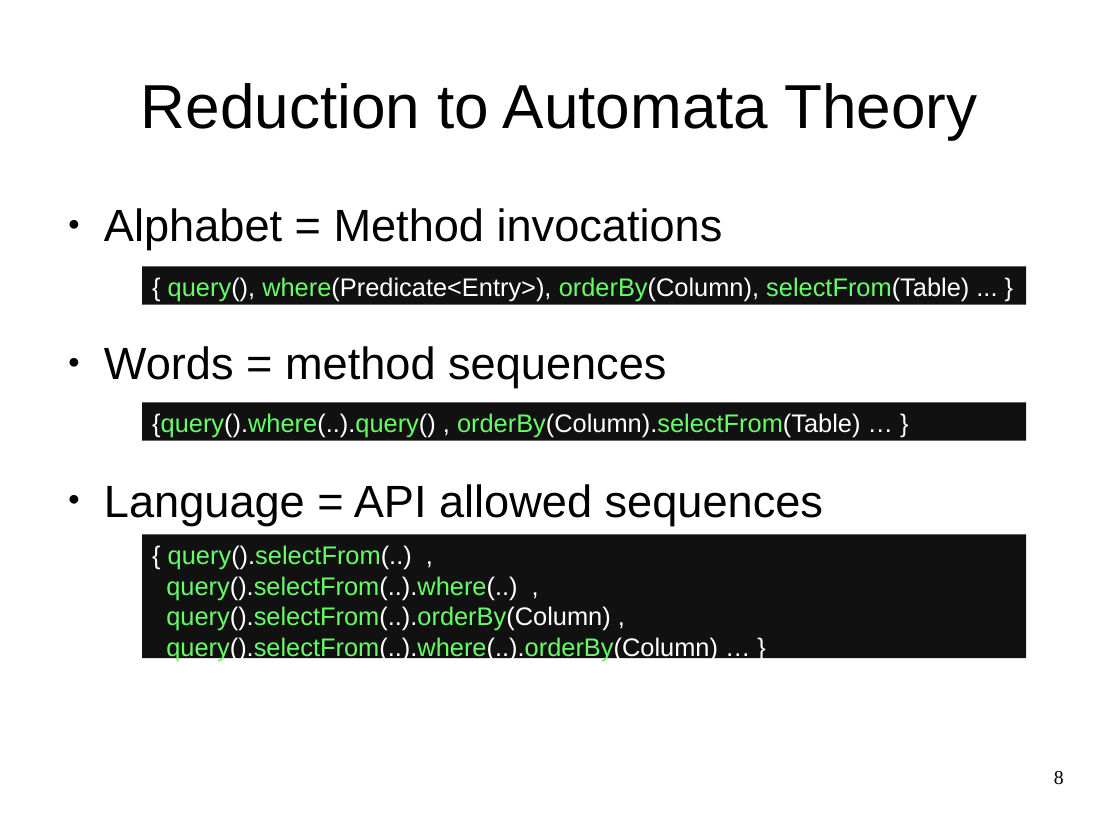
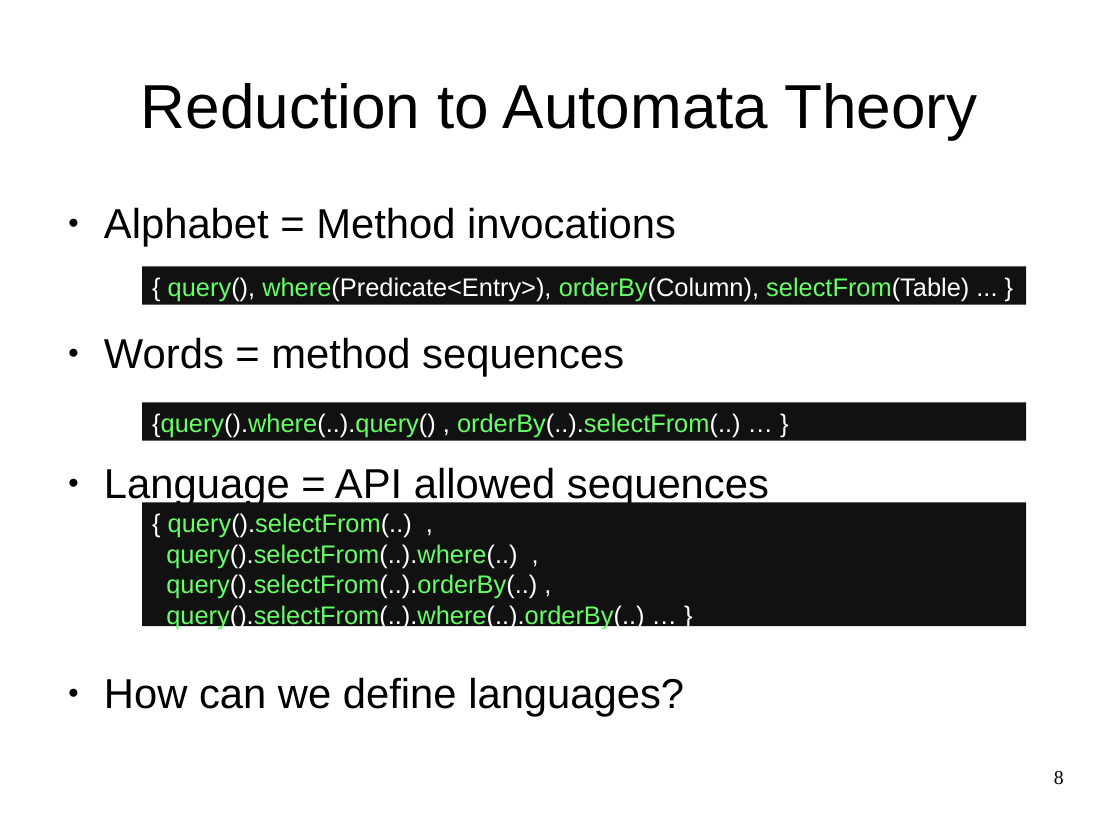
Before and after one commit to OriRoth/fling, a slide deck: slide 8 of Manuscripts/Thesis Seminar/Thesis Seminar.odp. Drawn at 1120x840 pixels with LibreOffice and Linux fonts; fonts in the diff are those of the drawing. Boxes give left, top, right and bottom in pixels: in the first picture for what was removed or moved away, otherwise in the second. Text is boxed around its words. In the diff, an @@ line names an element or a change of style, - is before the commit and + after.

```diff
--- a/Manuscripts/Thesis Seminar/Thesis Seminar.odp
+++ b/Manuscripts/Thesis Seminar/Thesis Seminar.odp
@@ text at (104,207,769,507): size 32 to 29.6 pt in "Alphabet = Method invocations", "Words = method sequences", "Language = API allowed sequences" @@
@@ text in rectangle at (152,413,741,438): text changed @@
-{query().where(..).query() , orderBy(Column).selectFrom(Table) … }
+{query().where(..).query() , orderBy(..).selectFrom(..) … }
@@ rectangle "{ query().selectFrom(..) ,": place and size @@
-rectangle "{ query().selectFrom(..) ," at (142,535,1026,659)
+rectangle "{ query().selectFrom(..) ," at (142,502,1026,626)
@@ text in rectangle at (166,574,644,629): text changed @@
-query().selectFrom(..).orderBy(Column) ,
-query().selectFrom(..).where(..).orderBy(Column) … }
+query().selectFrom(..).orderBy(..) ,
+query().selectFrom(..).where(..).orderBy(..) … }
@@ text at (104,677,684,717): paragraph added @@
+● How can we define languages?
```
Also in this commit, not shown: 3 other slides changed, 2 slides added.
